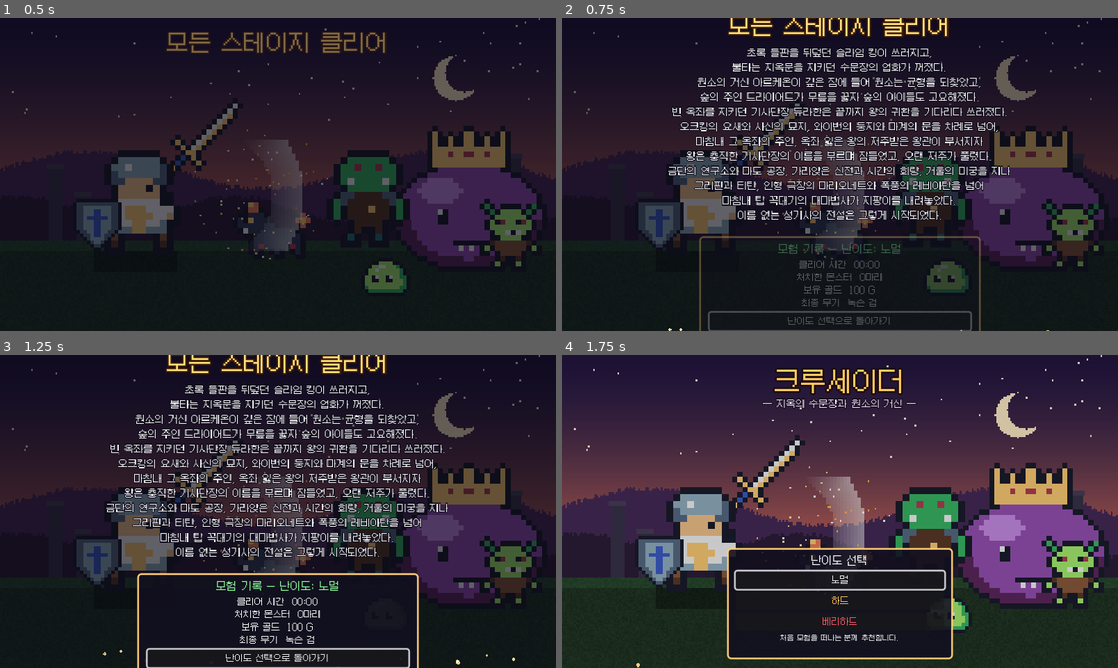
Above: before the commit, frames 1-4 (two rows, left to right).
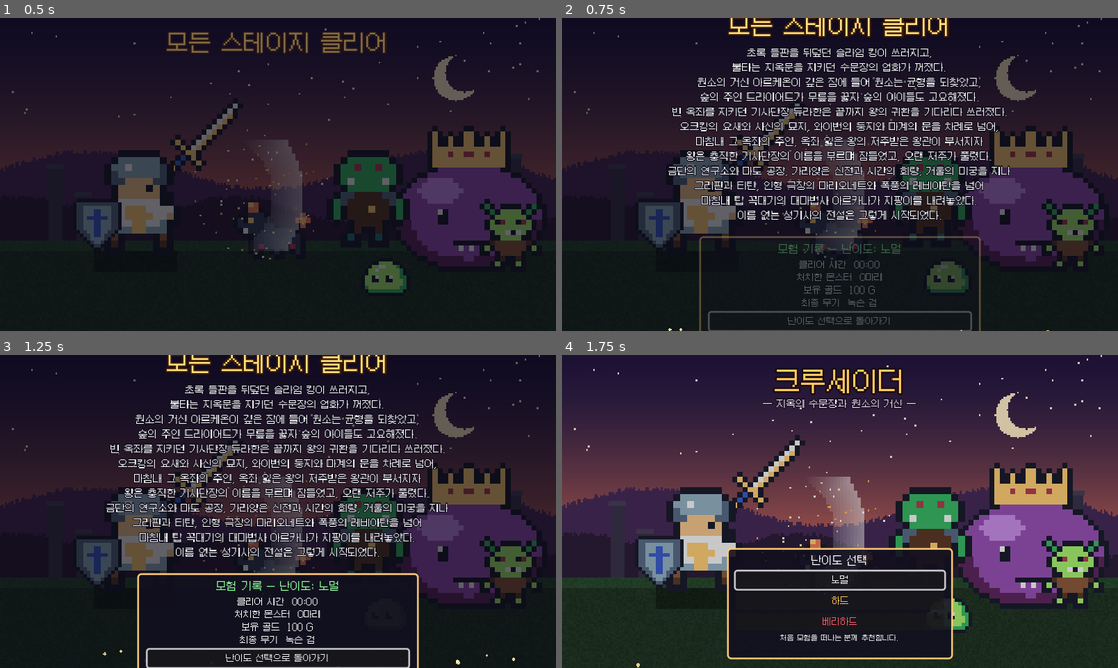
Above: after the commit, the same moments.

Repository: warden-sc/skm
Game: Godot game, scene res://scenes/ending/ending.tscn
The game is run twice, just before and just after one commit, with the same random seed, the same clock (stepped at 60 frames per second) and the same inputs. This scene is started directly instead of the project's main scene.
Inputs (mouse positions are in pixels of both pictures, inside the frame that each line leads up to):
- Up to frame 1 (0.5 s): no input
- Up to frame 2 (0.75 s): move the mouse to (962, 158) at 0.52 s; press the mouse at (962, 158) at 0.53 s; hold D (move_right) from 0.53 s (still down)
- Up to frame 3 (1.25 s): keep holding D (move_right)
- Up to frame 4 (1.75 s): release D (move_right) at 1.25 s; release the mouse at (962, 495) at 1.25 s; click "난이도 선택으로 돌아가기" at 1.25 s

Frame 1 is identical in both runs. In frame 2, 1.0% of the frame differs, in the area x 25-75%, y 56-60%; in frame 3, 1.0%; in frame 4, nothing differs.

Commit message:
마리오네트·대마법사 분위기 어둡게, 20스테이지 보스 이름 「대마법사 아르카나」
- 18 인형 극장: 어두운 조명·썩은 마루 바닥, 마리오네트를 잿빛 도자기 얼굴·텅 빈 눈·검붉은 드레스로, 검은 안개
- 20 대마법사의 탑: 어두운 조명·검남색 바닥과 보랏빛 룬, 대마법사를 검보라 로브·보랏빛 눈·어두운 마력 구슬로, 검은 안개
- 20스테이지 보스 이름을 「대마법사 아르카나」로 (등장 문구·알림·엔딩·README)

Co-Authored-By: Claude Opus 5.5 <noreply@anthropic.com>
Claude-Session: https://claude.ai/code/session_017kzBYQ1wMGzDZKKy1FxXD8

Diff:
--- a/data/stages/stage_18.tres
+++ b/data/stages/stage_18.tres
@@ -11,9 +11,9 @@
 script = ExtResource("1_res")
 stage_name = "인형 극장"
 floor_texture = ExtResource("2_res")
-wall_tint = Color(0.62, 0.5, 0.5, 1)
-ambient_color = Color(0.82, 0.72, 0.72, 1)
-boss_intro_text = "막이 오르고, 주인 잃은 꼭두각시 마리오네트가 스스로 실을 당기며 무대에 선다…"
+wall_tint = Color(0.36, 0.28, 0.3, 1)
+ambient_color = Color(0.56, 0.46, 0.52, 1)
+boss_intro_text = "불 꺼진 무대 위로 막이 오르고, 주인 잃은 꼭두각시 마리오네트가 삐걱이며 스스로 실을 당긴다…"
 enemy_scenes = Array[PackedScene]([ExtResource("4_res"), ExtResource("5_res"), ExtResource("6_res")])
 enemy_weights = Array[float]([1.2, 1.0, 1.0])
 boss_scene = ExtResource("3_res")
--- a/data/stages/stage_20.tres
+++ b/data/stages/stage_20.tres
@@ -11,9 +11,10 @@
 script = ExtResource("1_res")
 stage_name = "대마법사의 탑"
 floor_texture = ExtResource("2_res")
-wall_tint = Color(0.56, 0.52, 0.74, 1)
-ambient_color = Color(0.78, 0.74, 0.92, 1)
-boss_intro_text = "탑의 꼭대기, 별이 박힌 로브의 대마법사가 지팡이를 들어 올린다…"
+wall_tint = Color(0.32, 0.28, 0.44, 1)
+ambient_color = Color(0.52, 0.46, 0.66, 1)
+boss_spawn_offset = Vector2(0, 40)
+boss_intro_text = "어둠에 잠긴 탑 꼭대기 — 대마법사 아르카나가 보랏빛으로 타오르는 눈을 뜨고 지팡이를 들어 올린다…"
 enemy_scenes = Array[PackedScene]([ExtResource("4_res"), ExtResource("5_res"), ExtResource("6_res")])
 enemy_weights = Array[float]([1.1, 0.8, 1.0])
 boss_scene = ExtResource("3_res")
--- a/scenes/enemies/boss_archmage.tscn
+++ b/scenes/enemies/boss_archmage.tscn
@@ -15,7 +15,7 @@
 collision_layer = 4
 collision_mask = 2
 script = ExtResource("1_res")
-display_name = "대마법사"
+display_name = "대마법사 아르카나"
 max_hp = 24000
 defense = 28
 move_speed = 36.0
--- a/scripts/ending/ending.gd
+++ b/scripts/ending/ending.gd
@@ -20,7 +20,7 @@
 	"왕은 충직한 기사단장의 이름을 부르며 잠들었고, 오랜 저주가 풀렸다.",
 	"금단의 연구소와 마도 공장, 가라앉은 신전과 시간의 회랑, 거울의 미궁을 지나",
 	"그리핀과 티탄, 인형 극장의 마리오네트와 폭풍의 레비아탄을 넘어",
-	"마침내 탑 꼭대기의 대마법사가 지팡이를 내려놓았다.",
+	"마침내 탑 꼭대기의 대마법사 아르카나가 지팡이를 내려놓았다.",
 	"이름 없는 성기사의 전설은 그렇게 시작되었다.",
 ]
 
--- a/scripts/enemies/boss_archmage.gd
+++ b/scripts/enemies/boss_archmage.gd
@@ -1,6 +1,7 @@
 class_name BossArchmage
 extends PatternBoss
-## 20스테이지(마지막) 보스: 대마법사 — 마법의 탑 꼭대기에서 모든 원소를 다루는 대마법사. 끝에 마력 구슬이 달린 지팡이를 든다.
+## 20스테이지(마지막) 보스: 대마법사 아르카나 — 어둠에 잠긴 탑 꼭대기에서 모든 원소를 다루는 대마법사 (전설 지팡이 「아르카나」의 주인).
+## 몸에서 검은 안개가 피어오름. 끝에 마력 구슬이 달린 지팡이를 든다.
 ##   FIRE      : 화염구 부채꼴 (화상)
 ##   FROST     : 서리 고리 — 플레이어 주변을 둥글게 얼음 장판 (감속)
 ##   LIGHTNING : 낙뢰 — 플레이어를 따라 연달아 떨어지는 번개
@@ -51,6 +52,12 @@
 	_overlay.z_index = -3
 	_overlay.draw.connect(_draw_overlay)
 	add_child(_overlay)
+	var mist := Fx.make_dark_mist(24, 18.0)
+	mist.name = "DarkMist"
+	mist.position = get_hit_center() - global_position
+	mist.z_index = -1  # 몸 뒤로 퍼져 실루엣이 보이도록
+	add_child(mist)
+	mist.emitting = true
 
 
 func is_chanting() -> bool:
@@ -116,7 +123,7 @@
 		if _safe_spot.distance_to(_player.global_position) > 90.0 and _safe_spot.distance_to(global_position) > 60.0:
 			break
 	set_status("대마법 영창: 메테오 스웜", Color(1.0, 0.6, 0.3))
-	GameManager.show_notice("대마법사가 메테오를 영창한다! 영창을 끊거나 초록 안전지대로!", Color(1.0, 0.65, 0.35))
+	GameManager.show_notice("아르카나가 메테오를 영창한다! 영창을 끊거나 초록 안전지대로!", Color(1.0, 0.65, 0.35))
 
 
 func take_damage(amount: int, knockback: Vector2 = Vector2.ZERO, is_crit: bool = false, armor_pen: int = 0) -> void:
@@ -136,7 +143,7 @@
 	_safe_spot = Vector2.INF
 	_backlash_left = backlash_time
 	set_status("영창 실패! 마력 역류 (받는 피해 1.5배)", Color(0.6, 0.9, 1.0))
-	GameManager.show_notice("영창을 끊었다! 대마법사가 마력 역류로 비틀거린다", Color(0.6, 0.9, 1.0))
+	GameManager.show_notice("영창을 끊었다! 아르카나가 마력 역류로 비틀거린다", Color(0.6, 0.9, 1.0))
 	Fx.explosion(self, get_hit_center(), Color(0.6, 0.5, 1.0), 40.0, 3)
 	stun(backlash_time)
 	_after(backlash_time, func() -> void:
@@ -230,4 +237,4 @@
 
 
 func _on_phase_two() -> void:
-	GameManager.show_notice("대마법사: 이제부터가 진짜 마법이다…! 원소 마법이 겹쳐 온다", Color(0.75, 0.6, 1.0))
+	GameManager.show_notice("아르카나: 이제부터가 진짜 마법이다…! 원소 마법이 겹쳐 온다", Color(0.75, 0.6, 1.0))
--- a/scripts/enemies/boss_marionette.gd
+++ b/scripts/enemies/boss_marionette.gd
@@ -1,6 +1,7 @@
 class_name BossMarionette
 extends PatternBoss
-## 18스테이지 보스: 꼭두각시 마리오네트 — 주인 잃은 인형 극장에서 스스로 실을 조종하게 된 인형.
+## 18스테이지 보스: 꼭두각시 마리오네트 — 불 꺼진 인형 극장에서 주인을 잃고 스스로 실을 조종하게 된 저주받은 인형.
+## 몸에서 검은 안개가 피어오름.
 ##   STRINGS : 실 베기 — 자기 몸에서 사방으로 뻗는 실 5줄 (예고 장판 줄)
 ##   DANCE   : 인형의 춤 — 빙글 돌며 탄을 나선으로 뿌림
 ##   NEEDLE  : 바늘 — 플레이어 쪽 부채꼴
@@ -47,6 +48,12 @@
 	_thread_lines.z_index = 40
 	_thread_lines.draw.connect(_draw_threads)
 	add_child(_thread_lines)
+	var mist := Fx.make_dark_mist(20, 16.0)
+	mist.name = "DarkMist"
+	mist.position = get_hit_center() - global_position
+	mist.z_index = -1
+	add_child(mist)
+	mist.emitting = true
 
 
 func get_switches() -> Array[PuppetSwitch]:
@@ -166,7 +173,7 @@
 	for i in _threads:
 		var from := global_position + hands[i]
 		var wobble := Vector2(sin(_anim_time * 6.0 + i) * 3.0, 0.0)
-		_thread_lines.draw_line(from, target + wobble, Color(0.95, 0.9, 1.0, 0.8), 1.0)
+		_thread_lines.draw_line(from, target + wobble, Color(0.75, 0.7, 0.8, 0.8), 1.0)
 
 
 func _die() -> void:
--- a/scripts/player/player.gd
+++ b/scripts/player/player.gd
@@ -590,7 +590,7 @@
 
 
 ## 방패로 막을 수 없는 큰 공격 (티탄이 던진 바위 등): 가드·방어력 무시, 대시 중에만 피함.
-## dodgeable 이 false 면 대시로도 못 피함 (대마법사의 메테오 — 안전지대로만 피함)
+## dodgeable 이 false 면 대시로도 못 피함 (대마법사 아르카나의 메테오 — 안전지대로만 피함)
 func take_unblockable_hit(amount: int, from_position: Vector2, dodgeable: bool = true) -> HitResult:
 	if _is_dead or (dodgeable and is_dashing()):
 		return HitResult.IGNORED
--- a/tests/smoke_test.gd
+++ b/tests/smoke_test.gd
@@ -110,7 +110,7 @@
 		20: ["견습 마법사", "마력 갑옷", "날아다니는 마도서"],
 	}
 	var stage_names := {11: "금단의 연구소", 12: "마도 공장", 13: "가라앉은 신전", 14: "시간의 회랑", 15: "거울의 미궁", 16: "바람의 봉우리", 17: "거인의 감옥", 18: "인형 극장", 19: "폭풍의 바다", 20: "대마법사의 탑"}
-	var boss_names := {11: "금단의 실험체 키메라", 12: "폭주한 마도기신 레기온", 13: "심해의 포식자 크라켄", 14: "모래시계의 파수꾼 아르케오스", 15: "거울에 갇힌 미혹의 도플갱어", 16: "그리핀", 17: "티탄", 18: "꼭두각시 마리오네트", 19: "폭풍의 지배자 레비아탄", 20: "대마법사"}
+	var boss_names := {11: "금단의 실험체 키메라", 12: "폭주한 마도기신 레기온", 13: "심해의 포식자 크라켄", 14: "모래시계의 파수꾼 아르케오스", 15: "거울에 갇힌 미혹의 도플갱어", 16: "그리핀", 17: "티탄", 18: "꼭두각시 마리오네트", 19: "폭풍의 지배자 레비아탄", 20: "대마법사 아르카나"}
 	var final_boss: Enemy = null
 	for n in range(first, 21):
 		next_portal.interacted.emit()
@@ -412,6 +412,7 @@
 			18:
 				var mario := boss as BossMarionette
 				await _survive(5)
+				_check(mario.get_node("DarkMist") != null, "마리오네트: 검은 안개를 두름")
 				var switches := mario.get_switches()
 				var sides_ok := switches.size() == 4
 				var arena18 := stage.boss_room.get_arena_rect()
@@ -504,6 +505,7 @@
 			20:
 				var mage := boss as BossArchmage
 				await _survive(5)
+				_check(mage.get_node("DarkMist") != null, "대마법사 아르카나: 검은 안개를 두름")
 				mage.begin_chant()
 				_check(mage.is_chanting() and mage.get_safe_spot() != Vector2.INF, "[기믹] 대마법 영창: 메테오 스웜 + 안전지대 표시")
 				mage.take_damage(roundi(mage.get_interrupt_threshold() / 0.8) + 40, Vector2.ZERO, false, 9999)
@@ -542,7 +544,7 @@
 					for c in pool.get_children():
 						if (c as Projectile).is_active and (c as Projectile).get_team() == ProjectileSpec.Team.ENEMY:
 							seen20["shot"] = true)
-				_check(seen20["aoe"] and seen20["shot"], "대마법사 패턴: 화염 · 서리 · 낙뢰 · 비전 · 순간이동")
+				_check(seen20["aoe"] and seen20["shot"], "아르카나 패턴: 화염 · 서리 · 낙뢰 · 비전 · 순간이동")
 				final_boss = mage
 		if n < 20:
 			boss.take_damage(999999, Vector2.ZERO, false, 9999)
Binary file changed: assets/sprites/characters/archmage.png
Binary file changed: assets/sprites/characters/marionette.png
Binary file changed: assets/sprites/tiles/floor_arcane.png
Binary file changed: assets/sprites/tiles/floor_theater.png
Not shown, changed: README.md
Not shown, changed: tools/generate_sprites.py
